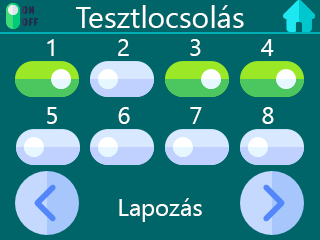
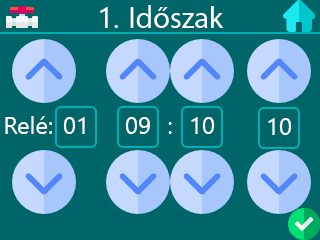
Before/after of a w=320, h=240 layered artwork. What changed in the layer stack:
hid group "Testlocsolás menu x64" (17 layers) over [6, 3, 315, 235]
showed group "Relé beállítás" (23 layers) over [5, 3, 320, 240]
